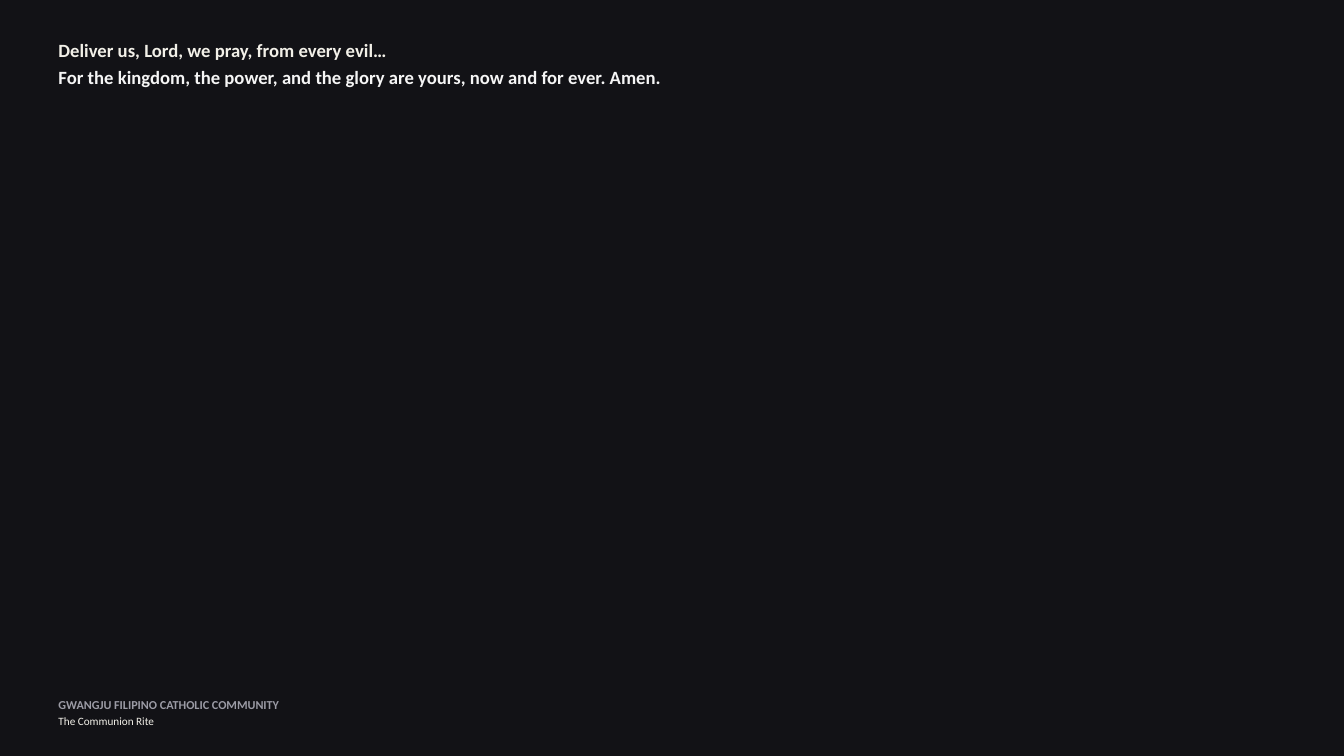
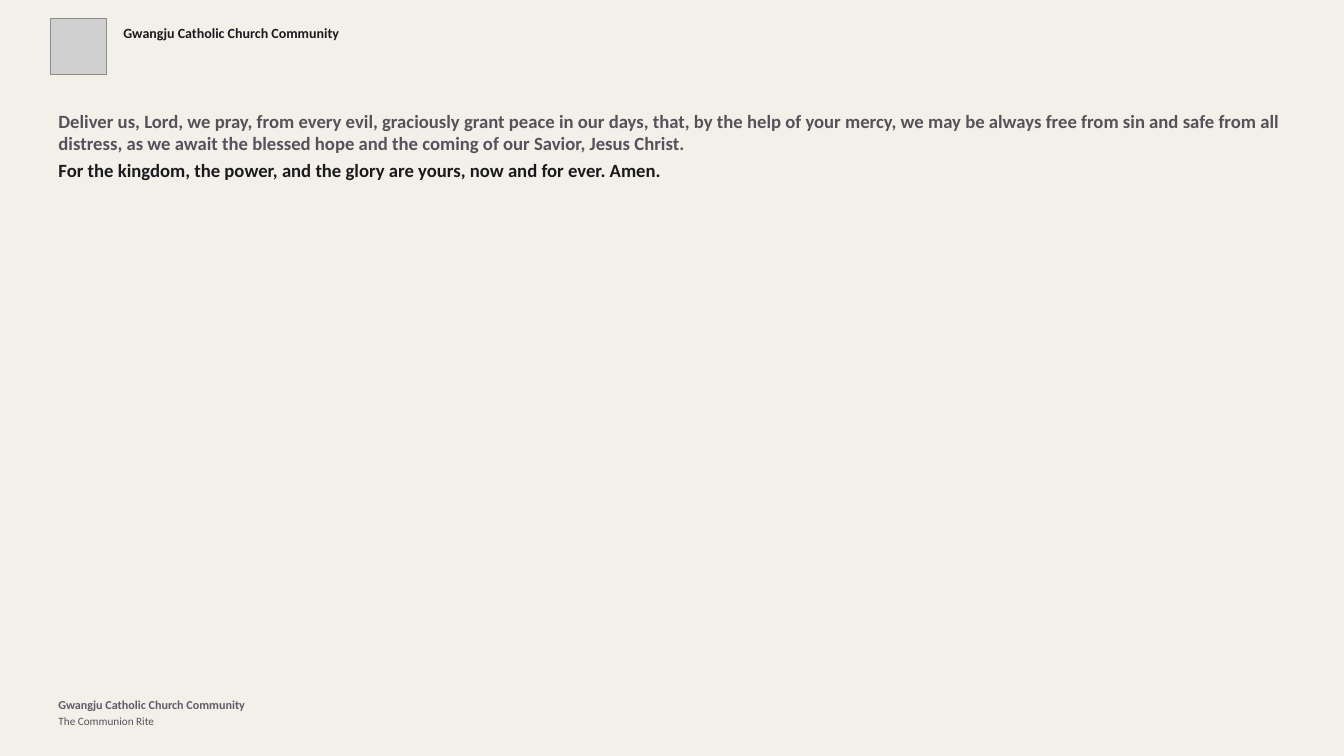
Before and after one commit to divinogabriel9/mass-ppt-generator, a slide deck: slide 45 of church_media_generator/outputs/mass_presentation.pptx (slide 44 before the commit). Drawn at 1344x756 pixels with LibreOffice and Linux fonts; fonts in the diff are those of the drawing; grey boxes stand for pictures. Boxes give left, top, right and bottom in pixels: in the first picture for what was removed or moved away, otherwise in the second. Text is boxed around its words. In the diff, an @@ line names an element or a change of style, - is before the commit and + after.

```diff
--- a/church_media_generator/outputs/mass_presentation.pptx
+++ b/church_media_generator/outputs/mass_presentation.pptx
@@ background #121216 to #F2F0E8 @@
@@ picture added at bbox=[50, 19, 106, 74] @@
@@ text added at bbox=[123, 28, 339, 41], 15 pt, text #1A1A1E, bold @@
+Gwangju Catholic Church Community
@@ text "Deliver us, Lord, we pray, ...": place and size @@
-text "Deliver us, Lord, we pray, ..." at bbox=[58, 44, 661, 87]
+text "Deliver us, Lord, we pray, ..." at bbox=[58, 115, 1278, 180]
@@ text at bbox=[58, 115, 1278, 153]: text changed; text colour #F2F0E8 to #56515A @@
-Deliver us, Lord, we pray, from every evil…
+Deliver us, Lord, we pray, from every evil, graciously grant peace in our days, that, by the help of your mercy, we may be always free from sin and safe from all distress, as we await the blessed hope and the coming of our Savior, Jesus Christ.
@@ text at bbox=[58, 164, 661, 180]: text colour #F5F5F5 to #1A1A1E in "For the kingdom, the power, and the ..." @@
@@ text at bbox=[58, 700, 244, 711]: text changed; text colour #9B9BA5 to #5F5D68 @@
-GWANGJU FILIPINO CATHOLIC COMMUNITY
+Gwangju Catholic Church Community
@@ text at bbox=[58, 717, 154, 725]: text colour #F2F0E8 to #56515A in "The Communion Rite" @@
```
Also in this commit, not shown: 34 other slides changed, 30 slides added, 26 slides removed, 27 other files.
